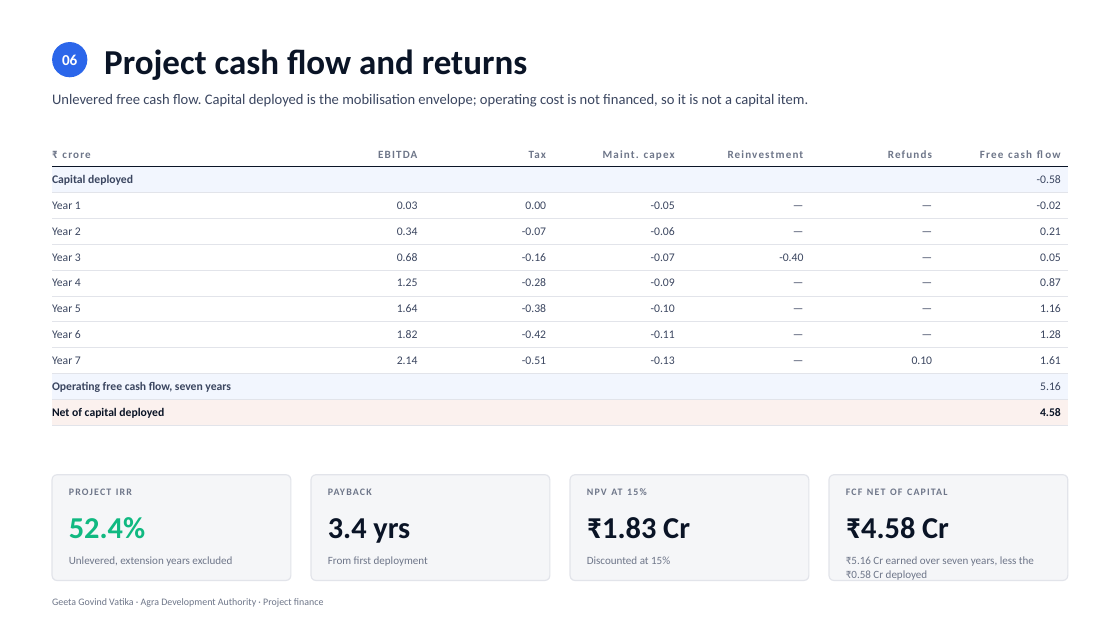
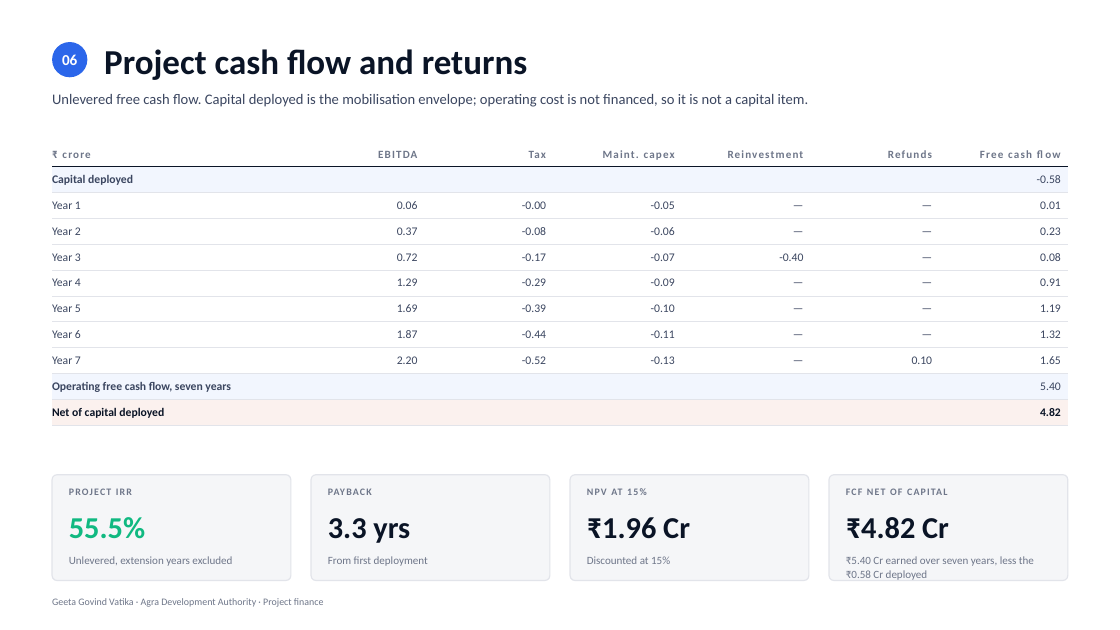
Before and after one commit to eodcfo/vappl-deck, a slide deck: slide 9 of pptx/EOD-Geeta-Govind-Vatika-Project-Finance.pptx. Drawn at 1120x630 pixels with LibreOffice and Linux fonts; fonts in the diff are those of the drawing. Boxes give left, top, right and bottom in pixels: in the first picture for what was removed or moved away, otherwise in the second. Text is boxed around its words. In the diff, an @@ line names an element or a change of style, - is before the commit and + after.

```diff
--- a/pptx/EOD-Geeta-Govind-Vatika-Project-Finance.pptx
+++ b/pptx/EOD-Geeta-Govind-Vatika-Project-Finance.pptx
@@ table at <box>52,142,1067,422</box> @@
-row 3: Year 1 | 0.03 | 0.00 | -0.05 | — | — | -0.02
+row 3: Year 1 | 0.06 | -0.00 | -0.05 | — | — | 0.01
-row 4: Year 2 | 0.34 | -0.07 | -0.06 | — | — | 0.21
+row 4: Year 2 | 0.37 | -0.08 | -0.06 | — | — | 0.23
-row 5: Year 3 | 0.68 | -0.16 | -0.07 | -0.40 | — | 0.05
+row 5: Year 3 | 0.72 | -0.17 | -0.07 | -0.40 | — | 0.08
-row 6: Year 4 | 1.25 | -0.28 | -0.09 | — | — | 0.87
+row 6: Year 4 | 1.29 | -0.29 | -0.09 | — | — | 0.91
-row 7: Year 5 | 1.64 | -0.38 | -0.10 | — | — | 1.16
+row 7: Year 5 | 1.69 | -0.39 | -0.10 | — | — | 1.19
-row 8: Year 6 | 1.82 | -0.42 | -0.11 | — | — | 1.28
+row 8: Year 6 | 1.87 | -0.44 | -0.11 | — | — | 1.32
-row 9: Year 7 | 2.14 | -0.51 | -0.13 | — | 0.10 | 1.61
+row 9: Year 7 | 2.20 | -0.52 | -0.13 | — | 0.10 | 1.65
-row 10, column 7: 5.16
+row 10, column 7: 5.40
-row 11, column 7: 4.58
+row 11, column 7: 4.82
@@ text at <box>69,517,145,539</box>: text changed @@
-52.4%
+55.5%
@@ text at <box>328,518,410,543</box>: text changed @@
-3.4 yrs
+3.3 yrs
@@ text at <box>587,517,690,539</box>: text changed @@
-₹1.83 Cr
+₹1.96 Cr
@@ text at <box>846,517,949,539</box>: text changed @@
-₹4.58 Cr
+₹4.82 Cr
@@ text at <box>846,556,1034,580</box>: text changed @@
-₹5.16 Cr earned over seven years, less the ₹0.58 Cr deployed
+₹5.40 Cr earned over seven years, less the ₹0.58 Cr deployed
```
Also in this commit, not shown: 6 other slides changed, 17 other files.
